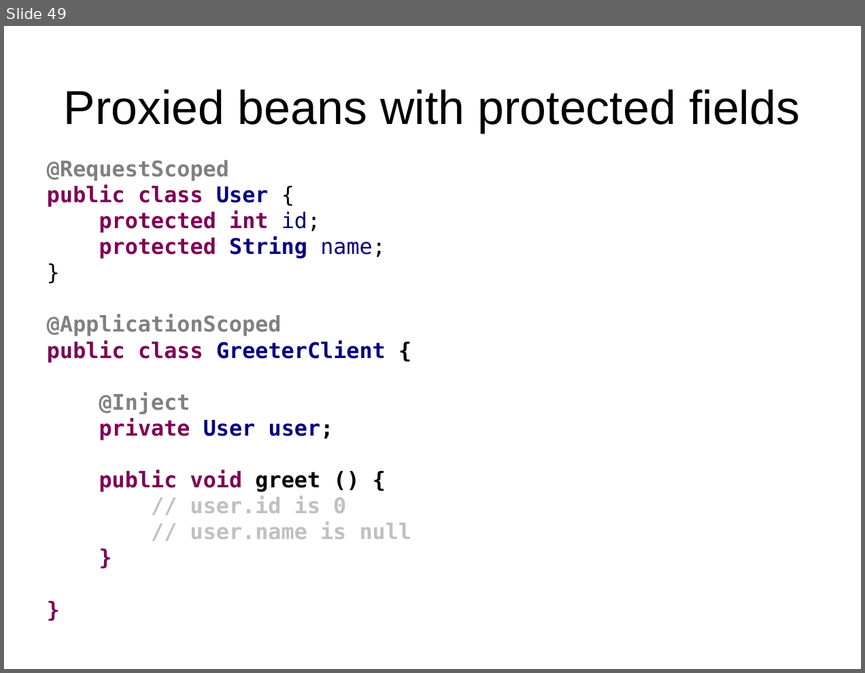
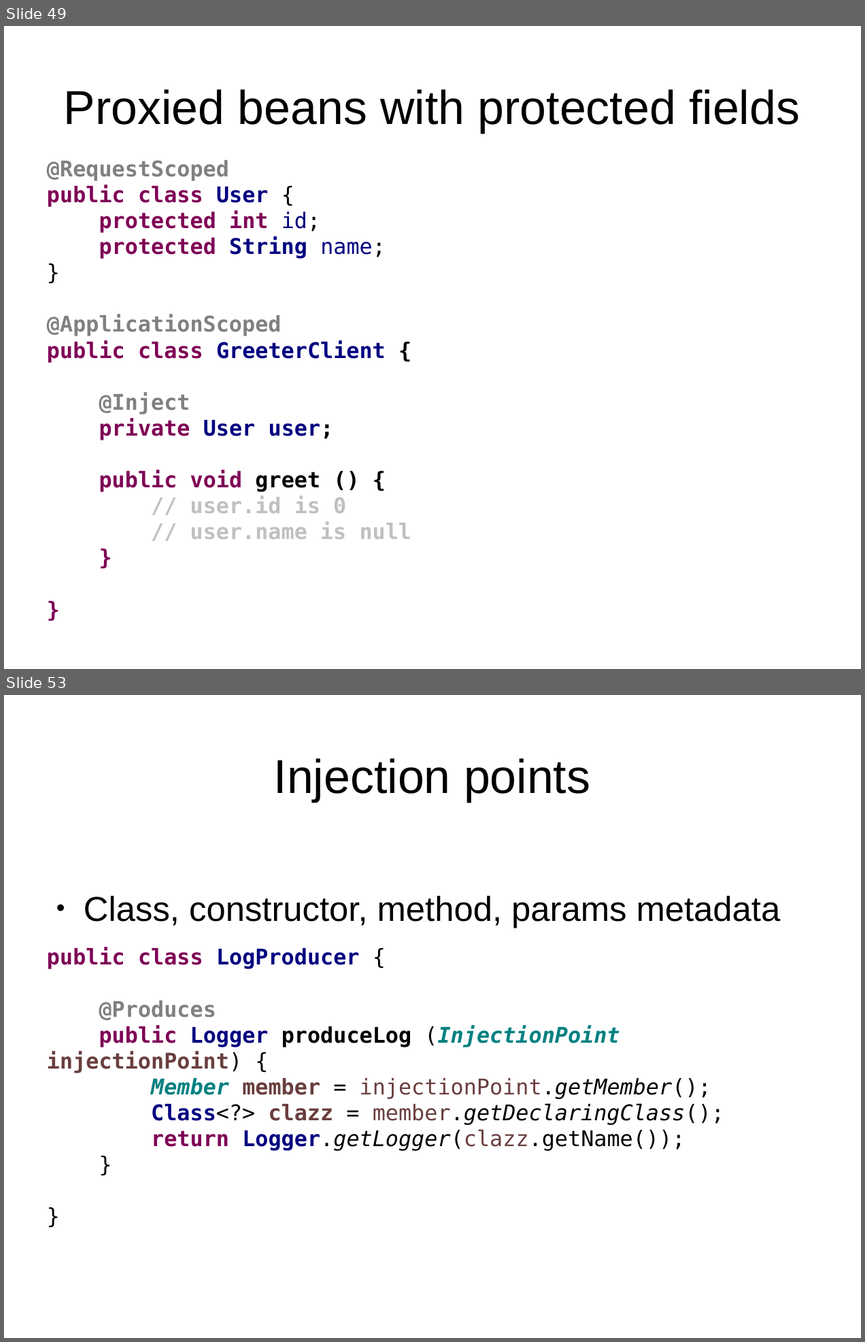
Before and after one commit to FrigoCoder/CDI, a slide deck: CDI.odp. Shown one above the other, each under a label of ours: slide 49 before the commit, slides 49 and 53 after it; the slides between them are not shown. The pictures are 865x673 and 865x1342 pixels, drawn with LibreOffice and Linux fonts; fonts in the diff are those of the drawing. Boxes give left, top, right and bottom in pixels: in the first picture for what was removed or moved away, otherwise in the second. Text is boxed around its words. In the diff, an @@ line names an element or a change of style, - is before the commit and + after.

Commit message:
Producers and events.

```diff
--- a/CDI.odp
+++ b/CDI.odp
@@ slide 53 added at (4, 695, 861, 1338), background #FFFFFF @@
@@ title added at (274, 758, 590, 802), 44 pt, text #000000 @@
+Injection points
@@ text added at (47, 896, 781, 1151), 20 pt, text #000000 @@
+● Class, constructor, method, params metadata
+public class LogProducer {
+@Produces
+public Logger produceLog (InjectionPoint injectionPoint) {
+Member member = injectionPoint.getMember();
+Class<?> clazz = member.getDeclaringClass();
+return Logger.getLogger(clazz.getName());
+}
+}
```
Also in this commit, not shown: 9 other slides added, 10 other files.
